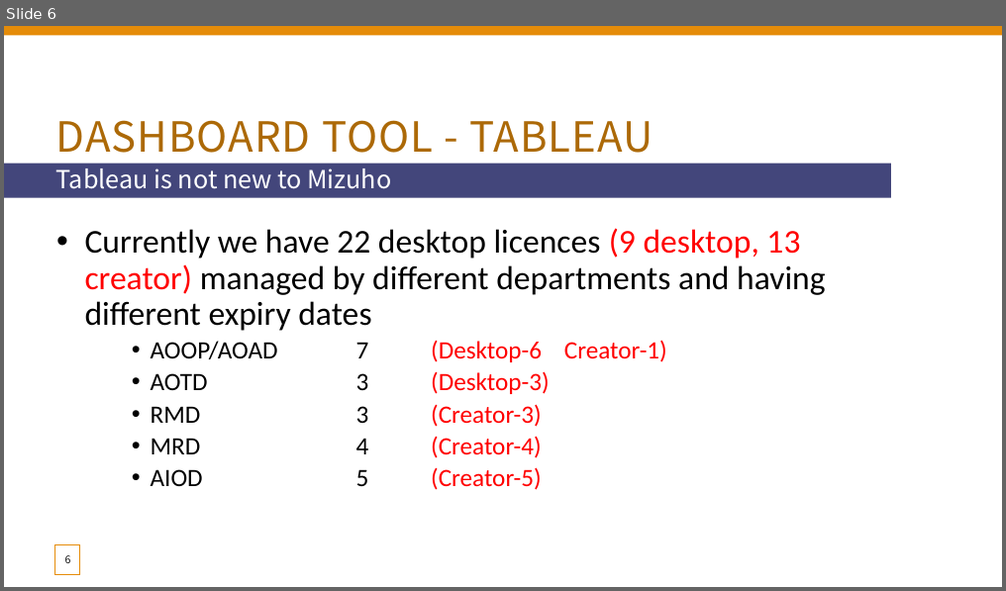
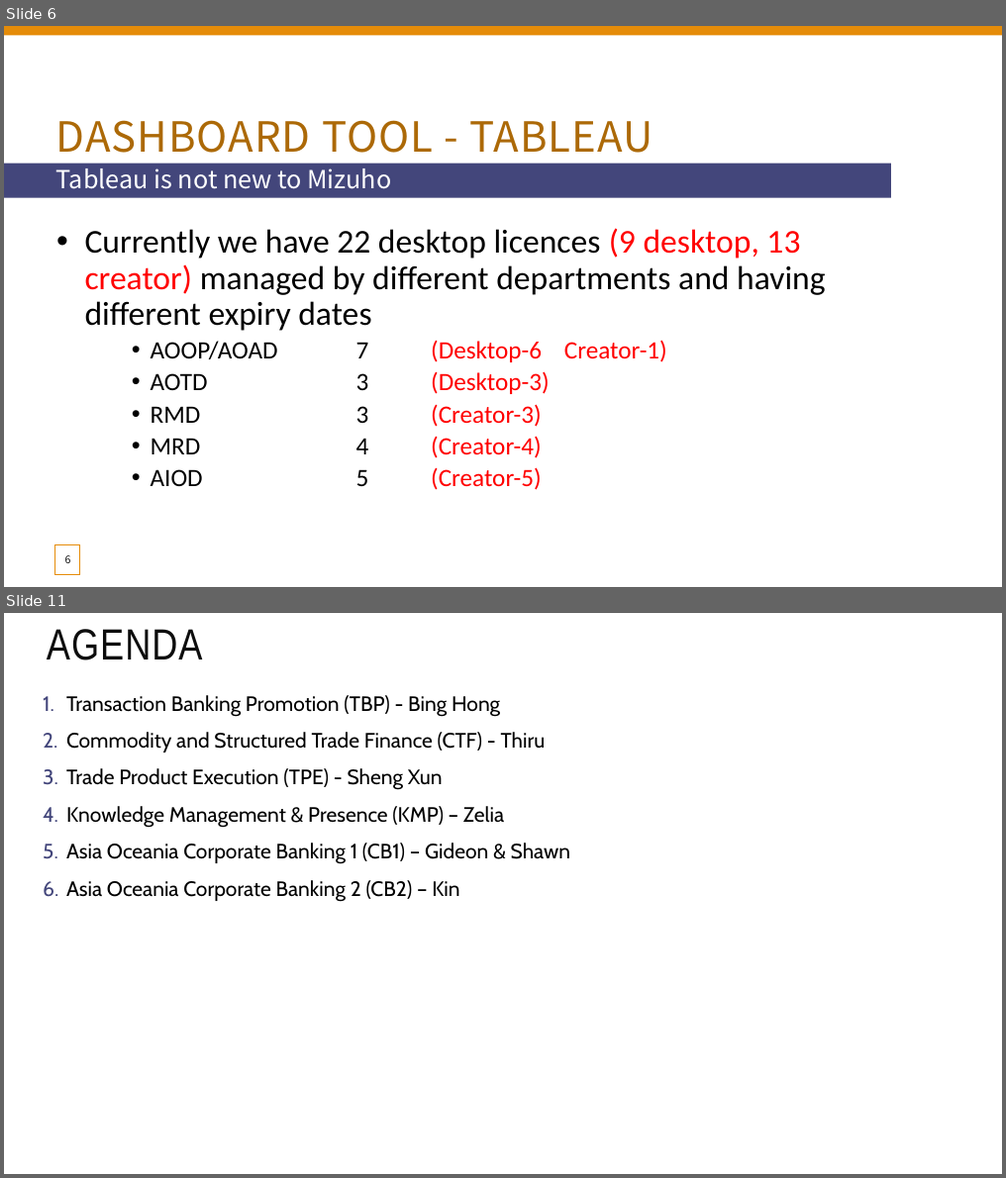
Before and after one commit to xiangshang4/RMD, a slide deck: Mizuho dashboard.pptx. Shown one above the other, each under a label of ours: slide 6 before the commit, slides 6 and 11 after it; the slides between them are not shown. The pictures are 1006x591 and 1006x1178 pixels, drawn with LibreOffice and Linux fonts; fonts in the diff are those of the drawing. Boxes give left, top, right and bottom in pixels: in the first picture for what was removed or moved away, otherwise in the second. Text is boxed around its words. In the diff, an @@ line names an element or a change of style, - is before the commit and + after.

```diff
--- a/Mizuho dashboard.pptx
+++ b/Mizuho dashboard.pptx
@@ slide 11 added at [4, 613, 1002, 1174], background #FFFFFF @@
@@ title added at [47, 629, 203, 661], 42 pt, text #0D0D0D @@
+AGENDA
@@ text added at [66, 695, 570, 902], 20 pt, text #000000 @@
+1. Transaction Banking Promotion (TBP) - Bing Hong
+2. Commodity and Structured Trade Finance (CTF) - Thiru
+3. Trade Product Execution (TPE) - Sheng Xun
+4. Knowledge Management & Presence (KMP) – Zelia
+5. Asia Oceania Corporate Banking 1 (CB1) – Gideon & Shawn
+6. Asia Oceania Corporate Banking 2 (CB2) – Kin
```
Also in this commit, not shown: 5 slides changed, 12 other slides added.
